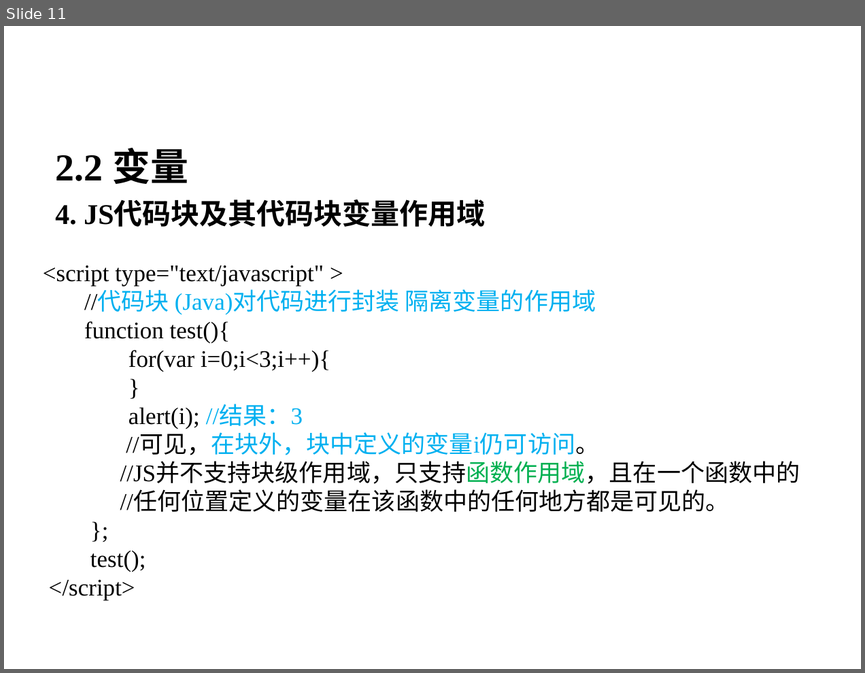
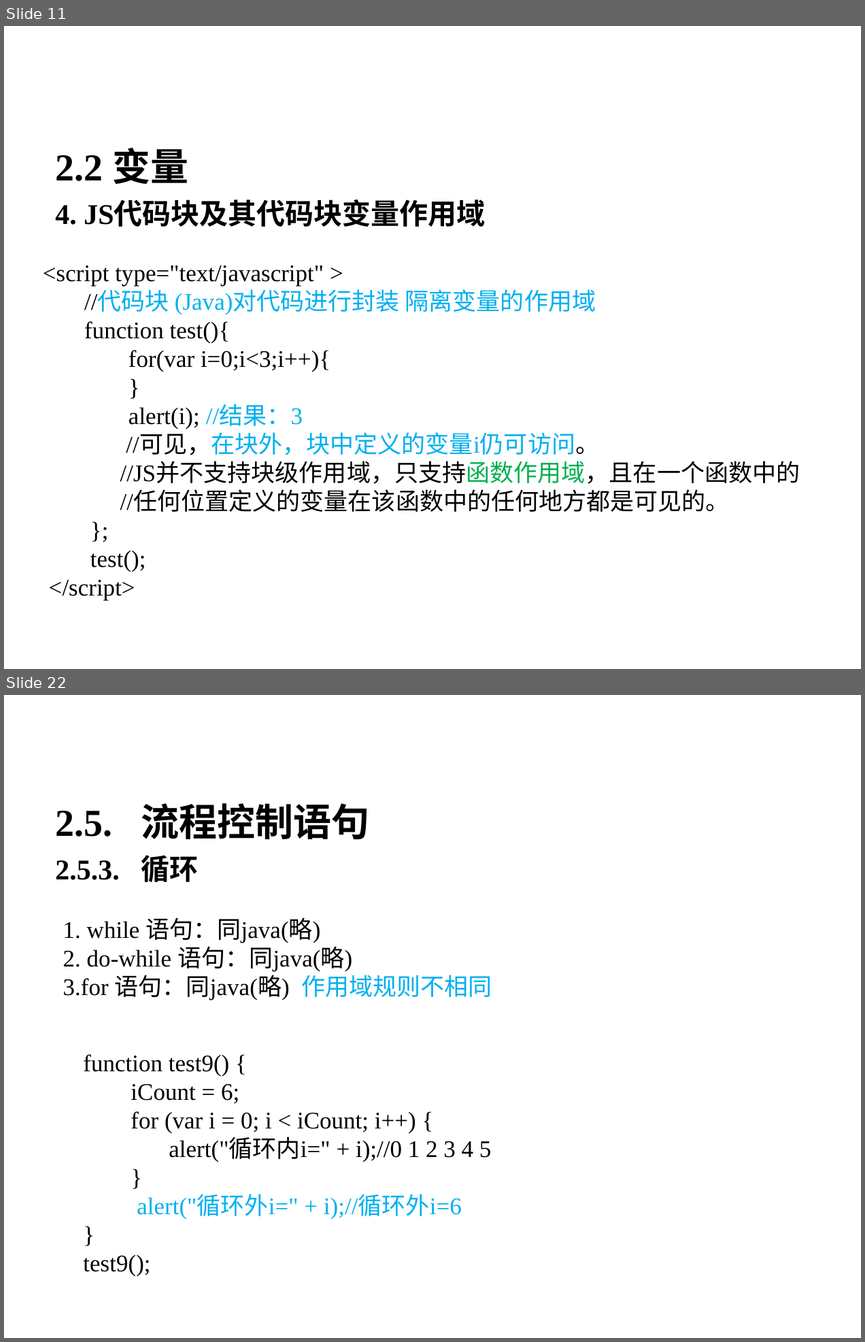
Before and after one commit to bifengganghyt/gitroot, a slide deck: javaweb/【0】front-end/【1】javascript/JavaScript基础.ppt. Shown one above the other, each under a label of ours: slide 11 before the commit, slides 11 and 22 after it; the slides between them are not shown. The pictures are 865x673 and 865x1342 pixels, drawn with LibreOffice and Linux fonts; fonts in the diff are those of the drawing; background and template pictures are left out. Boxes give left, top, right and bottom in pixels: in the first picture for what was removed or moved away, otherwise in the second. Text is boxed around its words. In the diff, an @@ line names an element or a change of style, - is before the commit and + after.

```diff
--- a/javaweb/【0】front-end/【1】javascript/JavaScript基础.ppt
+++ b/javaweb/【0】front-end/【1】javascript/JavaScript基础.ppt
@@ slide 22 added at (4, 695, 861, 1338), background picture (left out) @@
@@ text added at (47, 721, 818, 828), 40 pt, text #FFFFFF, bold @@
+2. JavaScript基础
@@ text added at (55, 803, 369, 882), 32 pt, text #000000, bold @@
+2.5. 流程控制语句
+2.5.3. 循环
@@ text added at (63, 917, 492, 1000), 20 pt, text #000000 @@
+1. while 语句：同java(略)
+2. do-while 语句：同java(略)
+3.for 语句：同java(略) 作用域规则不相同
@@ text added at (83, 1054, 492, 1276), 20 pt, text #000000 @@
+function test9() {
+iCount = 6;
+for (var i = 0; i < iCount; i++) {
+alert("循环内i=" + i);//0 1 2 3 4 5
+}
+alert("循环外i=" + i);//循环外i=6
+}
+test9();
```
Also in this commit, not shown: 5 slides changed, 25 other slides added, 13 slides removed, 14 other files.
